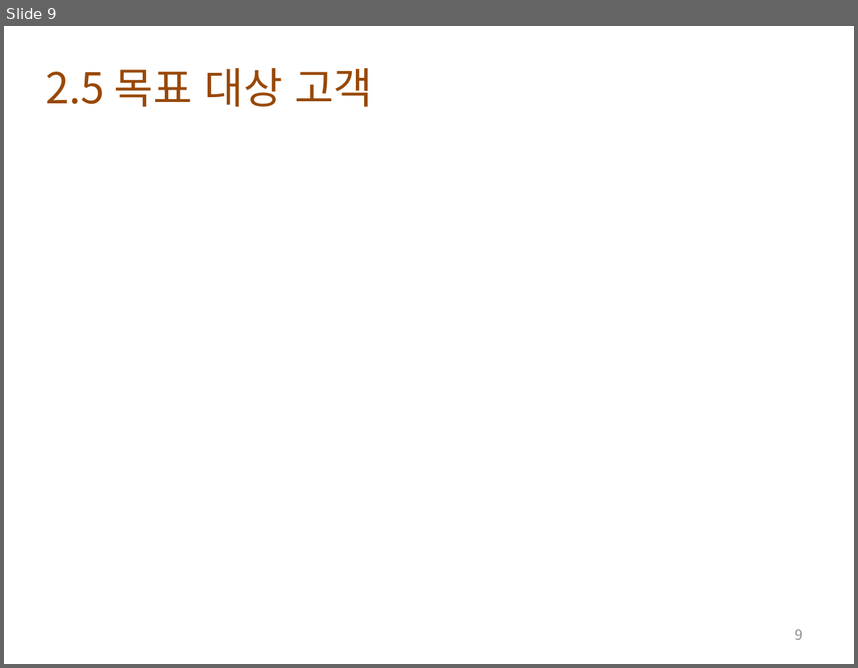
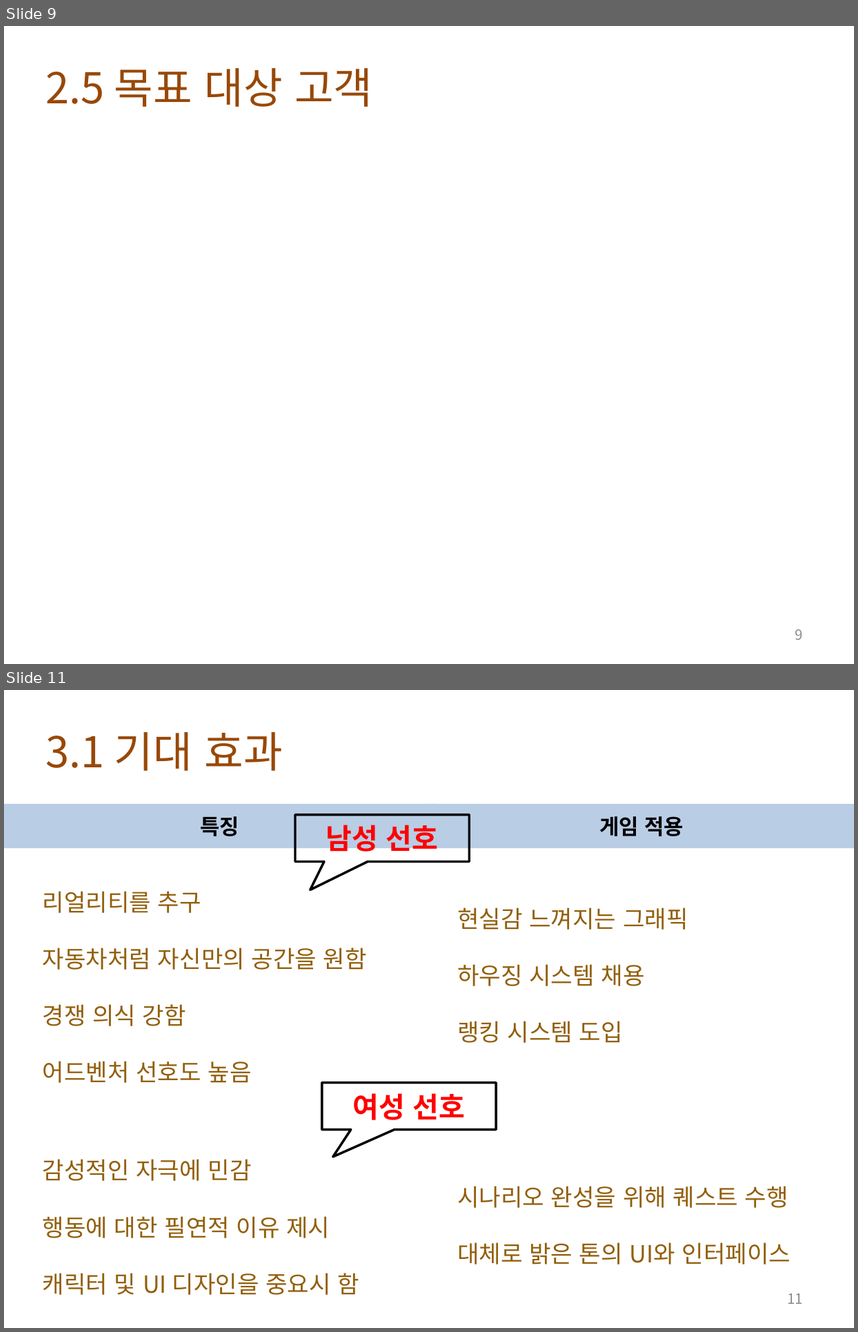
Before and after one commit to lge920904/planning_contest, a slide deck: tortuga bay 0.2.pptx. Shown one above the other, each under a label of ours: slide 9 before the commit, slides 9 and 11 after it; the slides between them are not shown. The pictures are 858x668 and 858x1332 pixels, drawn with LibreOffice and Linux fonts; fonts in the diff are those of the drawing; background and template pictures are left out. Boxes give left, top, right and bottom in pixels: in the first picture for what was removed or moved away, otherwise in the second. Text is boxed around its words. In the diff, an @@ line names an element or a change of style, - is before the commit and + after.

Commit message:
ppt 0.3

```diff
--- a/tortuga bay 0.2.pptx
+++ b/tortuga bay 0.2.pptx
@@ slide 11 added at <box>4,690,854,1328</box>, background picture (left out) @@
@@ text added at <box>46,732,283,771</box>, 36 pt, text #984807 @@
+3.1 기대 효과
@@ rectangle added at <box>4,804,436,848</box>, fill #B9CDE5, 18 pt, text #000000, bold @@
+특징
@@ rectangle added at <box>426,804,854,848</box>, fill #B9CDE5, 18 pt, text #000000, bold @@
+게임 적용
@@ speech box added at <box>296,815,470,862</box>, outline #000000 2 pt, 24 pt, text #FF0000, bold @@
+남성 선호
@@ text added at <box>43,891,367,1083</box>, 20 pt, text #925F0C @@
+리얼리티를 추구
+자동차처럼 자신만의 공간을 원함
+경쟁 의식 강함
+어드벤처 선호도 높음
@@ text added at <box>457,907,688,1043</box>, 20 pt, text #925F0C @@
+현실감 느껴지는 그래픽
+하우징 시스템 채용
+랭킹 시스템 도입
@@ speech box added at <box>322,1083,496,1130</box>, outline #000000 2 pt, 24 pt, text #FF0000, bold @@
+여성 선호
@@ text added at <box>43,1159,359,1294</box>, 20 pt, text #925F0C @@
+감성적인 자극에 민감
+행동에 대한 필연적 이유 제시
+캐릭터 및 UI 디자인을 중요시 함
@@ text added at <box>457,1185,791,1264</box>, 20 pt, text #925F0C @@
+시나리오 완성을 위해 퀘스트 수행
+대체로 밝은 톤의 UI와 인터페이스
@@ page number added at <box>787,1293,803,1303</box>, 12 pt, text #8C8C8C @@
+11
```
Also in this commit, not shown: 2 other slides added, 2 slides removed, 1 other file.
